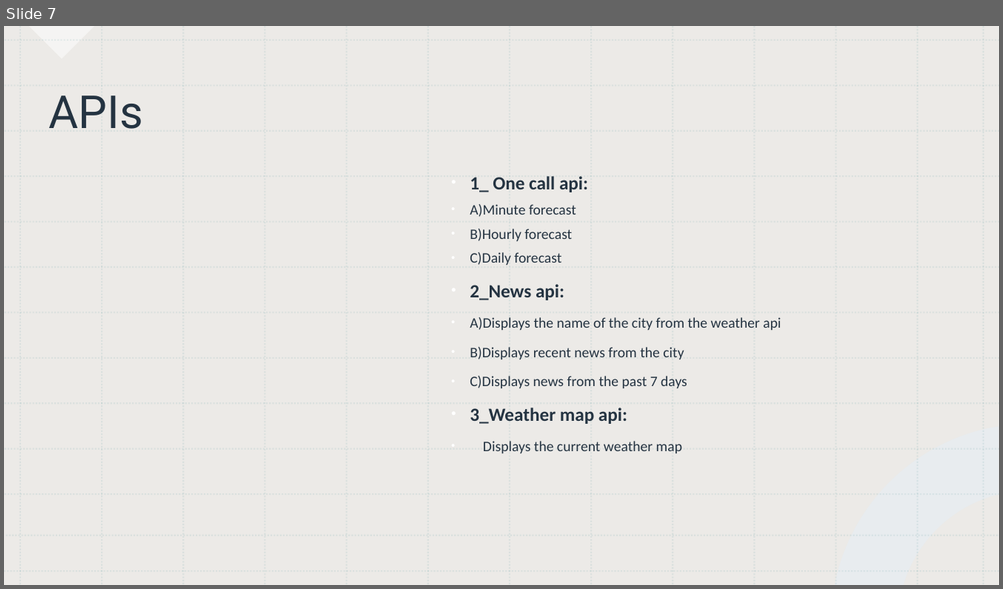
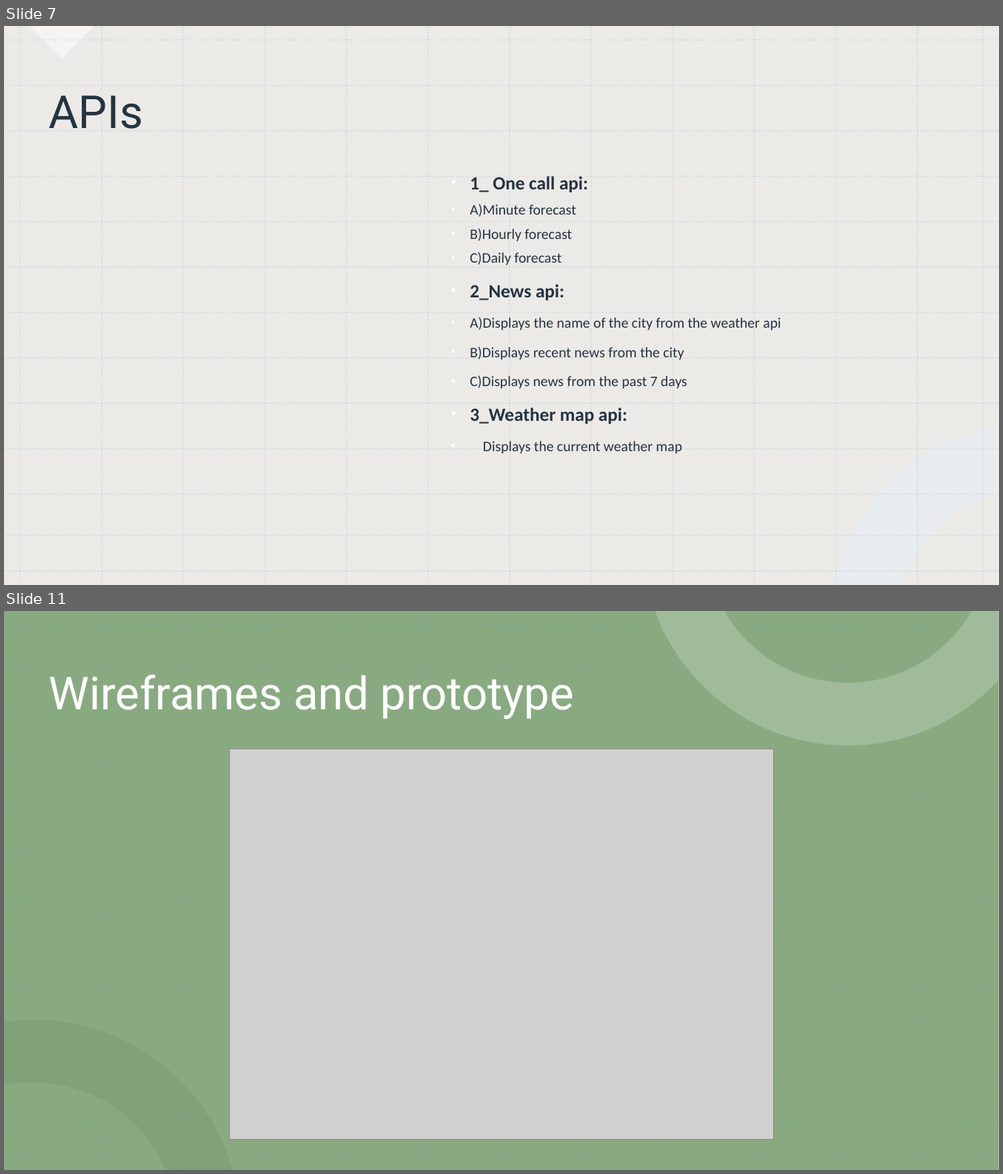
Before and after one commit to ctan24/Group-4-Project, a slide deck: group4.pptx. Shown one above the other, each under a label of ours: slide 7 before the commit, slides 7 and 11 after it; the slides between them are not shown. The pictures are 1003x589 and 1003x1174 pixels, drawn with LibreOffice and Linux fonts; fonts in the diff are those of the drawing; grey boxes stand for pictures. Boxes give left, top, right and bottom in pixels: in the first picture for what was removed or moved away, otherwise in the second. Text is boxed around its words. In the diff, an @@ line names an element or a change of style, - is before the commit and + after.

```diff
--- a/group4.pptx
+++ b/group4.pptx
@@ slide 11 added at (4,611,999,1170), background #FFFFFF; not listed: 28 template elements that a slide beside it also shows @@
@@ rectangle added at (4,611,999,1170), fill #89AA81 @@
@@ title added at (48,675,574,719), 44 pt, text #FFFFFF @@
+Wireframes and prototype
@@ picture added at (229,749,774,1140) @@
```
Also in this commit, not shown: 6 slides changed, 1 other slide added, 6 other files.
